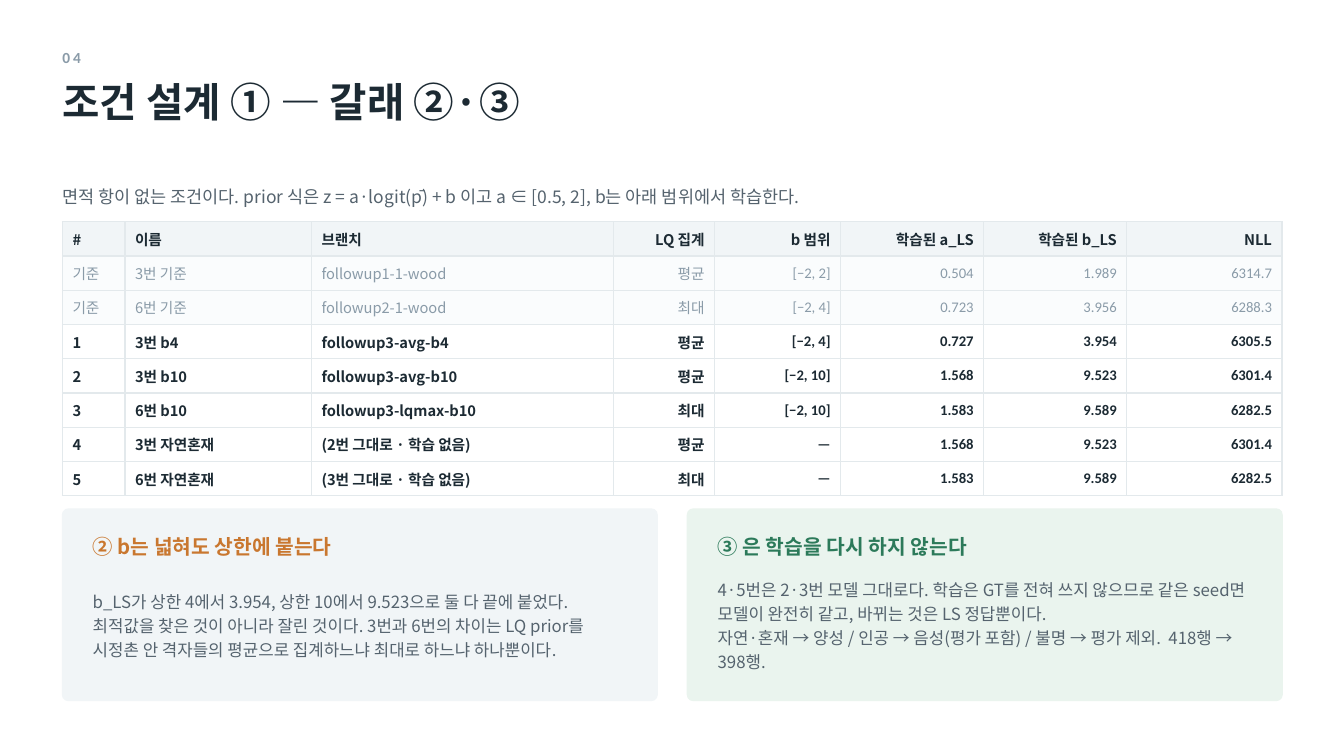
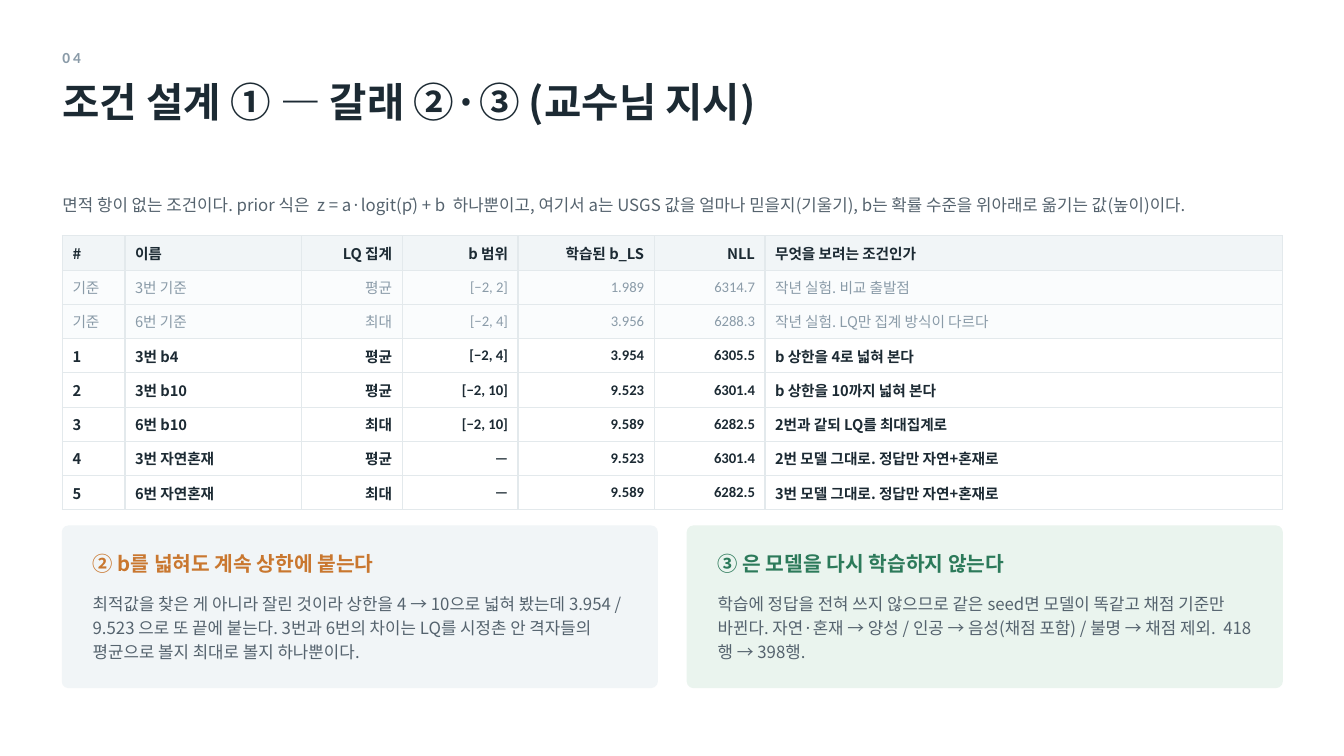
Before and after one commit to minji1217/pilotA, a slide deck: slide 5 of docs/후속실험3_발표.pptx. Drawn at 1344x756 pixels with LibreOffice and Linux fonts; fonts in the diff are those of the drawing. Boxes give left, top, right and bottom in pixels: in the first picture for what was removed or moved away, otherwise in the second. Text is boxed around its words. In the diff, an @@ line names an element or a change of style, - is before the commit and + after.

```diff
--- a/docs/후속실험3_발표.pptx
+++ b/docs/후속실험3_발표.pptx
@@ text at [62,82,756,125]: text changed @@
-조건 설계 ① — 갈래 ②·③
+조건 설계 ① — 갈래 ②·③ (교수님 지시)
@@ text at [62,197,1186,215]: text changed; size 12.5 to 12 pt @@
-면적 항이 없는 조건이다. prior 식은 z = a·logit(p̄) + b 이고 a ∈ [0.5, 2], b는 아래 범위에서 학습한다.
+면적 항이 없는 조건이다. prior 식은 z = a·logit(p̄) + b 하나뿐이고, 여기서 a는 USGS 값을 얼마나 믿을지(기울기), b는 확률 수준을 위아래로 옮기는 값(높이)이다.
@@ table at [63,236,1282,505] @@
-column 3: 브랜치 | followup1-1-wood | followup2-1-wood | followup3-avg-b4 | followup3-avg-b10 | followup3-lqmax-b10 | (2번 그대로 · 학습 없음) | (3번 그대로 · 학습 없음)
-column 6: 학습된 a_LS | 0.504 | 0.723 | 0.727 | 1.568 | 1.583 | 1.568 | 1.583
+column 7: 무엇을 보려는 조건인가 | 작년 실험. 비교 출발점 | 작년 실험. LQ만 집계 방식이 다르다 | b 상한을 4로 넓혀 본다 | b 상한을 10까지 넓혀 본다 | 2번과 같되 LQ를 최대집계로 | 2번 모델 그대로. 정답만 자연+혼재로 | 3번 모델 그대로. 정답만 자연+혼재로
@@ table: place and size @@
-table at [63,222,1282,492]
+table at [63,236,1282,505]
@@ rounded rectangle: place and size @@
-rounded rectangle at [63,509,657,701]
+rounded rectangle at [63,526,657,688]
@@ rounded rectangle at [63,526,657,688]: proportions changed @@
@@ rounded rectangle at [688,526,1282,688]: proportions changed @@
@@ rounded rectangle: place and size @@
-rounded rectangle at [688,509,1282,701]
+rounded rectangle at [688,526,1282,688]
@@ text at [93,553,374,573]: text changed @@
-② b는 넓혀도 상한에 붙는다
+② b를 넓혀도 계속 상한에 붙는다
@@ text at [718,553,1004,573]: text changed @@
-③ 은 학습을 다시 하지 않는다
+③ 은 모델을 다시 학습하지 않는다
@@ text at [93,596,611,660]: text changed @@
-b_LS가 상한 4에서 3.954, 상한 10에서 9.523으로 둘 다 끝에 붙었다.
-최적값을 찾은 것이 아니라 잘린 것이다. 3번과 6번의 차이는 LQ prior를 시정촌 안 격자들의 평균으로 집계하느냐 최대로 하느냐 하나뿐이다.
+최적값을 찾은 게 아니라 잘린 것이라 상한을 4 → 10으로 넓혀 봤는데 3.954 / 9.523 으로 또 끝에 붙는다. 3번과 6번의 차이는 LQ를 시정촌 안 격자들의 평균으로 볼지 최대로 볼지 하나뿐이다.
@@ text at [718,596,1224,659]: text changed @@
-4·5번은 2·3번 모델 그대로다. 학습은 GT를 전혀 쓰지 않으므로 같은 seed면 모델이 완전히 같고, 바뀌는 것은 LS 정답뿐이다.
-자연·혼재 → 양성 / 인공 → 음성(평가 포함) / 불명 → 평가 제외. 418행 → 398행.
+학습에 정답을 전혀 쓰지 않으므로 같은 seed면 모델이 똑같고 채점 기준만 바뀐다. 자연·혼재 → 양성 / 인공 → 음성(채점 포함) / 불명 → 채점 제외. 418행 → 398행.
```
Also in this commit, not shown: 1 other slide changed, 1 other file.
